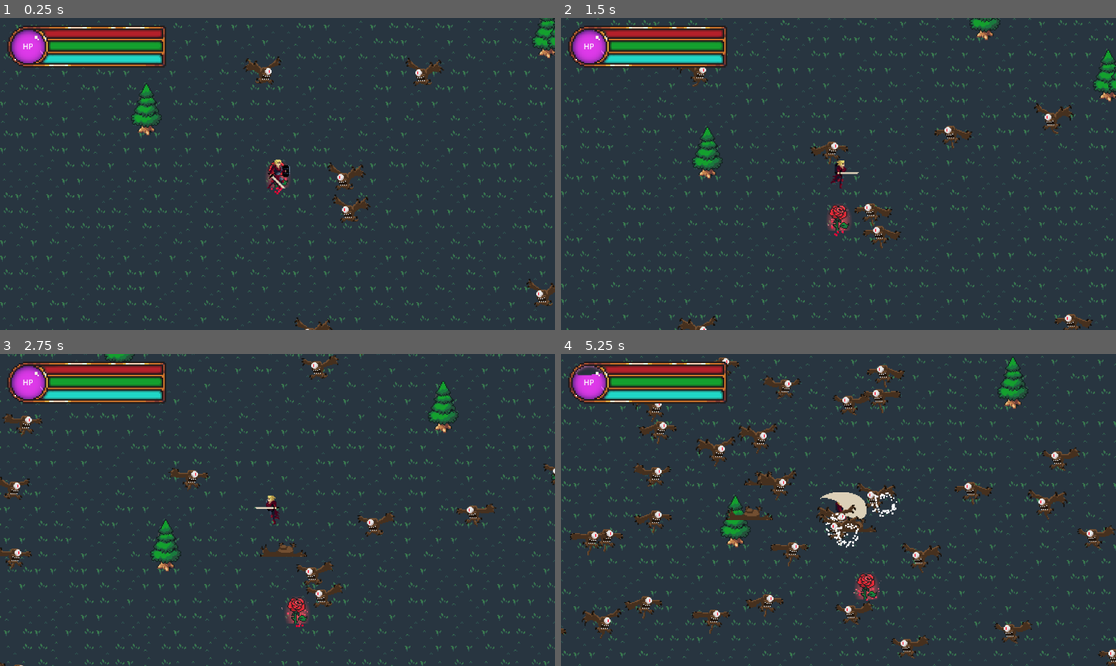
Above: before the commit, frames 1-4 (two rows, left to right).
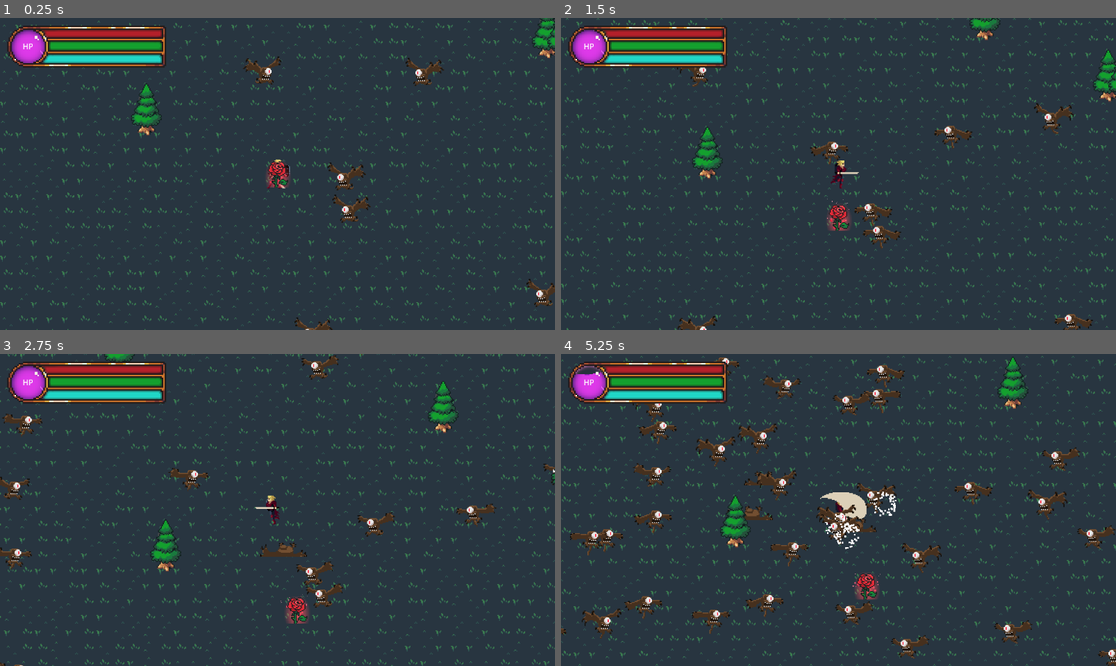
Above: after the commit, the same moments.

Repository: PolyBytes/Jame-Gam-39
Game: Godot game, scene res://Levels/Prototyping.tscn
Same seed, same stepped clock (60 frames per second), same inputs: the game is played once before the commit and once after it.
Inputs (mouse positions are in pixels of both pictures, inside the frame that each line leads up to):
- Up to frame 1 (0.25 s): no input
- Up to frame 2 (1.5 s): move the mouse to (810, 236) at 0.52 s; hold W (move_up) from 0.53 s (still down); click (810, 236) at 0.6 s; move the mouse to (1005, 220) at 1.27 s; tap Space (dodge_roll) at 1.35 s
- Up to frame 3 (2.75 s): move the mouse to (111, 463) at 2.02 s; release W (move_up) at 2.03 s; hold A (move_left) from 2.03 s (still down); click (111, 463) at 2.1 s
- Up to frame 4 (5.25 s): move the mouse to (866, 510) at 2.77 s; tap Space (dodge_roll) at 2.85, 4.35 s; move the mouse to (755, 432) at 3.52 s; release A (move_left) at 3.53 s; hold S (move_down) 3.53-4.28 s; click (755, 432) at 3.6 s; move the mouse to (960, 494) at 4.27 s; hold D (move_right) 4.28-5.03 s; move the mouse to (727, 525) at 5.02 s; hold W (move_up) from 5.03 s (still down); click (727, 525) at 5.1 s

The runs differ from the first frame. In frame 1, 0.2% of the frame differs, in the area x 48-53%, y 45-57%; in frame 2, less than 0.1%; in frame 3, less than 0.1%; in frame 4, 0.5%, in the area x 3-61%, y 5-80%.

Commit message:
Added Y Sorting to the level

Diff:
--- a/Autoloads/SpawnManager.gd
+++ b/Autoloads/SpawnManager.gd
@@ -7,7 +7,7 @@
 var enemy_count: int = 20
 
 func _ready():
-	scene_root = get_tree().root.get_child(0)
+	scene_root = get_tree().get_first_node_in_group("level")
 	spawn_wave()
 
 func _process(_delta):
--- a/Enemies/Flying-Eye/FlyingEye.tscn
+++ b/Enemies/Flying-Eye/FlyingEye.tscn
@@ -156,7 +156,6 @@
 point_count = 2
 
 [node name="FlyingEye" type="Area2D"]
-z_index = 4
 script = ExtResource("1_osiu1")
 attack_can_hit = null
 
@@ -170,7 +169,7 @@
 texture = ExtResource("1_nul23")
 hframes = 8
 vframes = 4
-frame = 3
+frame = 8
 metadata/_edit_lock_ = true
 
 [node name="AnimationPlayer" type="AnimationPlayer" parent="."]
--- a/Levels/Prototyping.tscn
+++ b/Levels/Prototyping.tscn
@@ -22,13 +22,16 @@
 sources/0 = SubResource("TileSetAtlasSource_e5ueb")
 sources/2 = SubResource("TileSetAtlasSource_cmefj")
 
-[node name="Prototyping" type="Node2D"]
+[node name="Prototyping" type="Node2D" groups=["level"]]
+y_sort_enabled = true
 
 [node name="Player" parent="." instance=ExtResource("1_wjuan")]
 
 [node name="TileMap" type="TileMap" parent="."]
+z_index = -1
 tile_set = SubResource("TileSet_e1iab")
 format = 2
 layer_0/tile_data = PackedInt32Array(-1572890, 65536, 1, -1507354, 0, 0, -1441818, 65536, 1, -1376282, 65536, 0, -13107 …(194184 unchanged characters)…
+metadata/_edit_lock_ = true
 
 [node name="Rose" parent="." instance=ExtResource("4_ke5eo")]
--- a/Levels/rose.tscn
+++ b/Levels/rose.tscn
@@ -12,7 +12,7 @@
 [node name="Node2D" type="Node2D"]
 
 [node name="CPUParticles2D" type="CPUParticles2D" parent="."]
-position = Vector2(0, 12)
+position = Vector2(-1, 5)
 amount = 50
 emission_shape = 2
 emission_sphere_radius = 8.11
--- a/Player/Player.gd
+++ b/Player/Player.gd
@@ -22,6 +22,9 @@
 var is_slain: bool = false
 var max_health: int = 100
 var health: int = max_health
+
+func _ready():
+	animation_state.travel("idle")
 
 func _physics_process(delta):
 	var input_vector = Vector2.ZERO
--- a/Player/Player.tscn
+++ b/Player/Player.tscn
@@ -142,29 +142,26 @@
 [sub_resource type="AnimationNodeAnimation" id="AnimationNodeAnimation_t2lif"]
 animation = &"run"
 
-[sub_resource type="AnimationNodeStateMachineTransition" id="AnimationNodeStateMachineTransition_yextu"]
+[sub_resource type="AnimationNodeStateMachineTransition" id="AnimationNodeStateMachineTransition_fs0wu"]
+
+[sub_resource type="AnimationNodeStateMachineTransition" id="AnimationNodeStateMachineTransition_lvwxd"]
+
+[sub_resource type="AnimationNodeStateMachineTransition" id="AnimationNodeStateMachineTransition_uxqs2"]
+
+[sub_resource type="AnimationNodeStateMachineTransition" id="AnimationNodeStateMachineTransition_lo6dv"]
+
+[sub_resource type="AnimationNodeStateMachineTransition" id="AnimationNodeStateMachineTransition_ngpva"]
+switch_mode = 2
+
+[sub_resource type="AnimationNodeStateMachineTransition" id="AnimationNodeStateMachineTransition_u0adj"]
+
+[sub_resource type="AnimationNodeStateMachineTransition" id="AnimationNodeStateMachineTransition_84h0b"]
+switch_mode = 2
+
+[sub_resource type="AnimationNodeStateMachineTransition" id="AnimationNodeStateMachineTransition_fe1ex"]
+switch_mode = 2
 advance_mode = 2
 
-[sub_resource type="AnimationNodeStateMachineTransition" id="AnimationNodeStateMachineTransition_fs0wu"]
-
-[sub_resource type="AnimationNodeStateMachineTransition" id="AnimationNodeStateMachineTransition_lvwxd"]
-
-[sub_resource type="AnimationNodeStateMachineTransition" id="AnimationNodeStateMachineTransition_uxqs2"]
-
-[sub_resource type="AnimationNodeStateMachineTransition" id="AnimationNodeStateMachineTransition_lo6dv"]
-
-[sub_resource type="AnimationNodeStateMachineTransition" id="AnimationNodeStateMachineTransition_ngpva"]
-switch_mode = 2
-
-[sub_resource type="AnimationNodeStateMachineTransition" id="AnimationNodeStateMachineTransition_u0adj"]
-
-[sub_resource type="AnimationNodeStateMachineTransition" id="AnimationNodeStateMachineTransition_84h0b"]
-switch_mode = 2
-
-[sub_resource type="AnimationNodeStateMachineTransition" id="AnimationNodeStateMachineTransition_fe1ex"]
-switch_mode = 2
-advance_mode = 2
-
 [sub_resource type="AnimationNodeStateMachineTransition" id="AnimationNodeStateMachineTransition_q6mlm"]
 
 [sub_resource type="AnimationNodeStateMachineTransition" id="AnimationNodeStateMachineTransition_bmw5a"]
@@ -174,6 +171,8 @@
 switch_mode = 2
 
 [sub_resource type="AnimationNodeStateMachineTransition" id="AnimationNodeStateMachineTransition_pv37r"]
+
+[sub_resource type="AnimationNodeStateMachineTransition" id="AnimationNodeStateMachineTransition_m2bmw"]
 
 [sub_resource type="AnimationNodeStateMachine" id="AnimationNodeStateMachine_noype"]
 states/End/position = Vector2(606, 100)
@@ -190,22 +189,22 @@
 states/roll/position = Vector2(411, 207)
 states/run/node = SubResource("AnimationNodeAnimation_t2lif")
 states/run/position = Vector2(207, 207)
-transitions = ["Start", "idle", SubResource("AnimationNodeStateMachineTransition_yextu"), "idle", "run", SubResource("AnimationNodeStateMachineTransition_fs0wu"), "idle", "roll", SubResource("AnimationNodeStateMachineTransition_lvwxd"), "idle", "block", SubResource("AnimationNodeStateMachineTransition_uxqs2"), "idle", "death", SubResource("AnimationNodeStateMachineTransition_lo6dv"), "death", "End", SubResource("AnimationNodeStateMachineTransition_ngpva"), "run", "idle", SubResource("AnimationNodeStateMachineTransition_u0adj"), "block", "idle", SubResource("AnimationNodeStateMachineTransition_84h0b"), "roll", "idle", SubResource("AnimationNodeStateMachineTransition_fe1ex"), "idle", "attack", SubResource("AnimationNodeStateMachineTransition_q6mlm"), "attack", "idle", SubResource("AnimationNodeStateMachineTransition_bmw5a"), "attack", "run", SubResource("AnimationNodeStateMachineTransition_i3u0f"), "run", "attack", SubResource("AnimationNodeStateMachineTransition_pv37r")]
+transitions = ["idle", "run", SubResource("AnimationNodeStateMachineTransition_fs0wu"), "idle", "roll", SubResource("AnimationNodeStateMachineTransition_lvwxd"), "idle", "block", SubResource("AnimationNodeStateMachineTransition_uxqs2"), "idle", "death", SubResource("AnimationNodeStateMachineTransition_lo6dv"), "death", "End", SubResource("AnimationNodeStateMachineTransition_ngpva"), "run", "idle", SubResource("AnimationNodeStateMachineTransition_u0adj"), "block", "idle", SubResource("AnimationNodeStateMachineTransition_84h0b"), "roll", "idle", SubResource("AnimationNodeStateMachineTransition_fe1ex"), "idle", "attack", SubResource("AnimationNodeStateMachineTransition_q6mlm"), "attack", "idle", SubResource("AnimationNodeStateMachineTransition_bmw5a"), "attack", "run", SubResource("AnimationNodeStateMachineTransition_i3u0f"), "run", "attack", SubResource("AnimationNodeStateMachineTransition_pv37r"), "Start", "idle", SubResource("AnimationNodeStateMachineTransition_m2bmw")]
 
 [sub_resource type="RectangleShape2D" id="RectangleShape2D_o4jsr"]
 size = Vector2(11, 23)
 
 [node name="Player" type="CharacterBody2D" groups=["player"]]
-z_index = 1
 script = ExtResource("1_ojtx6")
 SHAKE_STRENGTH = 1.0
+sword_attack_can_hit = true
 
 [node name="Sprite2D" type="Sprite2D" parent="."]
 position = Vector2(-2, 3)
 texture = ExtResource("2_p5cep")
 hframes = 15
 vframes = 6
-frame = 4
+frame = 76
 metadata/_edit_lock_ = true
 
 [node name="AnimationPlayer" type="AnimationPlayer" parent="."]
@@ -221,6 +220,10 @@
 
 [node name="Camera2D" type="Camera2D" parent="."]
 zoom = Vector2(2, 2)
+limit_left = -416
+limit_top = -400
+limit_right = 1616
+limit_bottom = 1024
 metadata/_edit_lock_ = true
 
 [node name="CollisionShape2D" type="CollisionShape2D" parent="."]
@@ -233,7 +236,7 @@
 
 [node name="SwordSwingCollisionPolygon" type="CollisionPolygon2D" parent="AttackArea2D"]
 unique_name_in_owner = true
-polygon = PackedVector2Array(-19, -12, -6, -18, 11, -18, 23, -13, 29, -4, 29, 5, 25, 10, 17, 10, 6, 7, 4, -3, -3, -9, -9, -11)
+polygon = PackedVector2Array(14, -17, 21, -15, 26, -10, 29, -4, 29, 5, 25, 10, 17, 10, 6, 7, 5, -10)
 
 [node name="CanvasLayer" type="CanvasLayer" parent="."]
 
